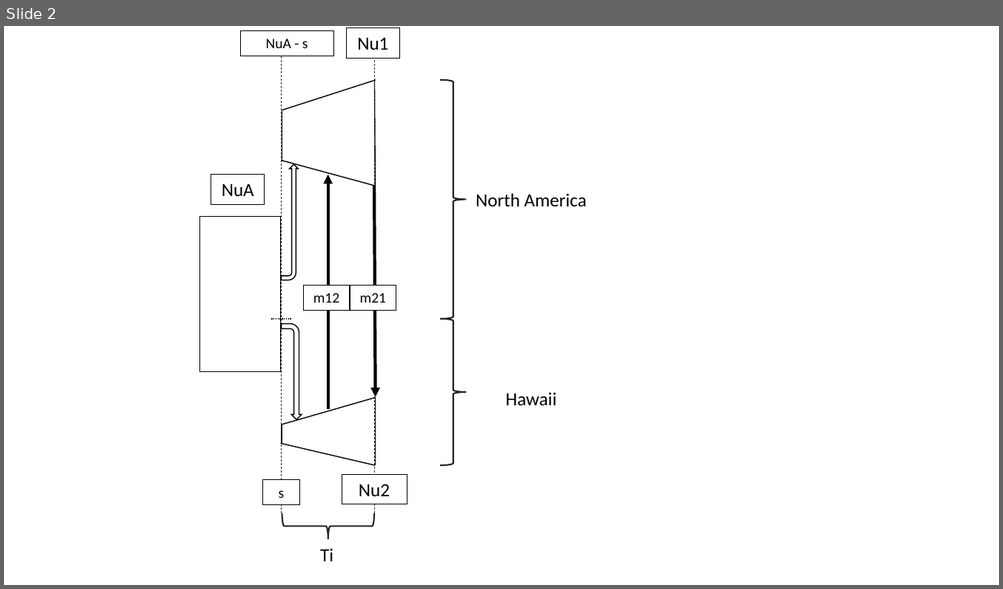
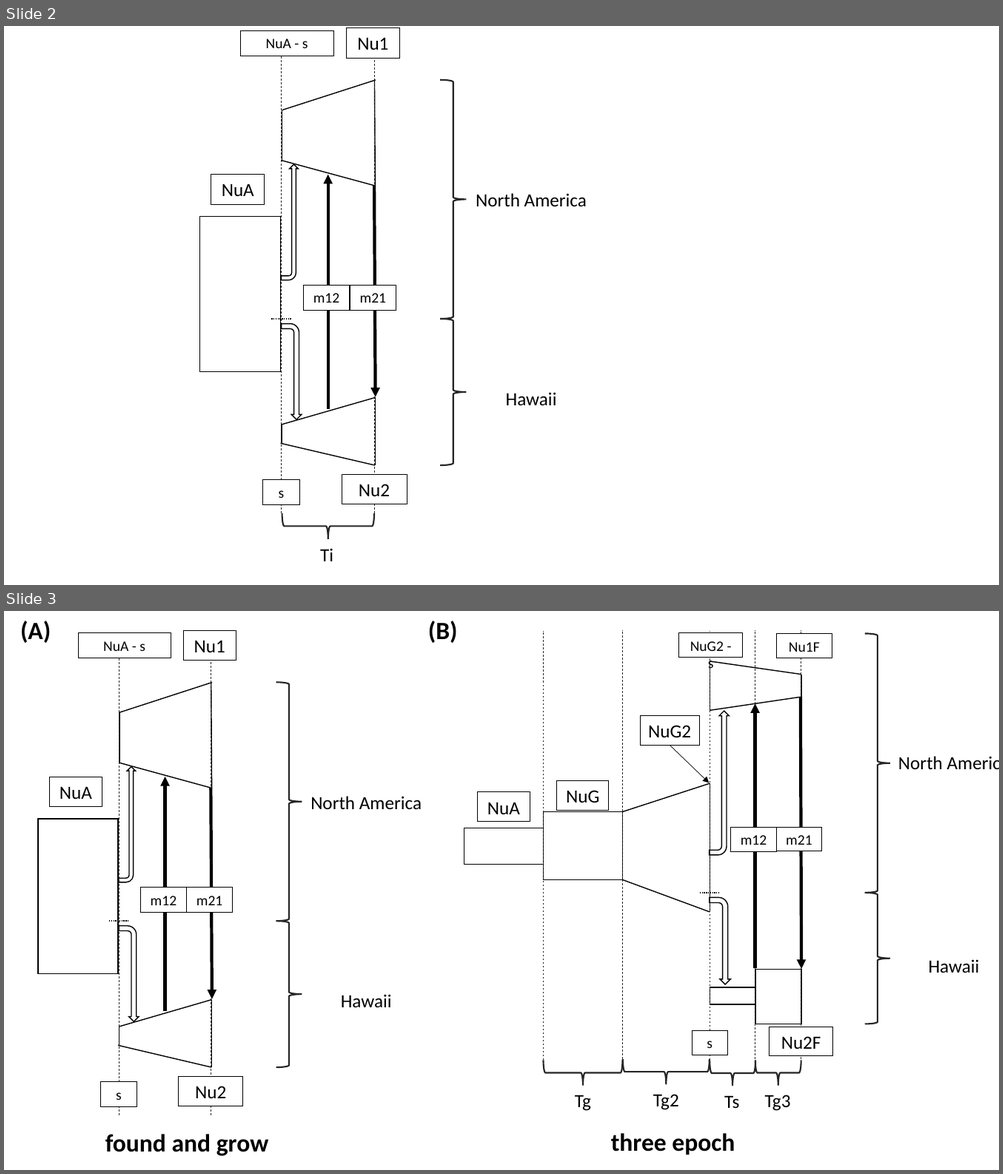
Before and after one commit to hemstrow/F-H_2018, a slide deck: plots/3epoch_hist_growth_model.pptx. Shown one above the other, each under a label of ours: slide 2 before the commit, slides 2 and 3 after it. The pictures are 1003x589 and 1003x1174 pixels, drawn with LibreOffice and Linux fonts; fonts in the diff are those of the drawing. Boxes give left, top, right and bottom in pixels: in the first picture for what was removed or moved away, otherwise in the second. Text is boxed around its words. In the diff, an @@ line names an element or a change of style, - is before the commit and + after.

Commit message:
grouped powerpoint figures for manuscript
supplemental figures

```diff
--- a/plots/3epoch_hist_growth_model.pptx
+++ b/plots/3epoch_hist_growth_model.pptx
@@ slide 3 added at (4,611,999,1170), background #FFFFFF @@
@@ group added at (20,621,979,1156): 24 lines, 21 rectangles, 12 texts, 8 left braces, 5 arrows, 4 bent arrows @@
+North America
+Hawaii
+NuA
+Tg
+Tg2
+Ts
+Tg3
+NuG
+NuG2
+NuG2 - s
+s
+Nu2F
+Nu1F
+m12
+m21
+NuA
+NuA - s
+North America
+Hawaii
+s
+Nu2
+Nu1
+m12
+m21
+(A)
+(B)
+found and grow
+three epoch
```
